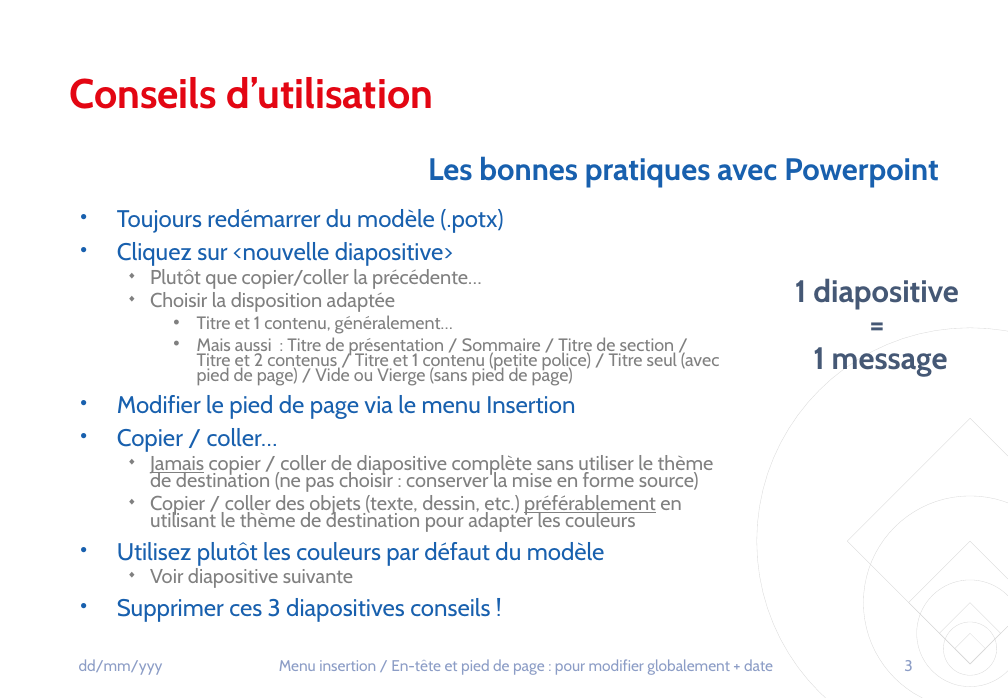
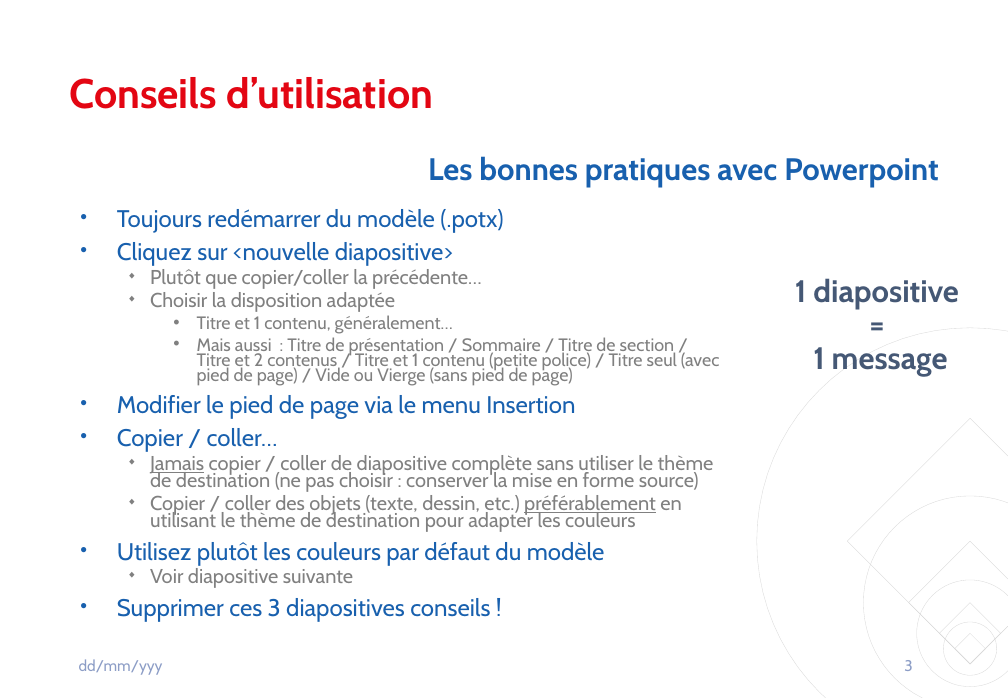
Before and after one commit to OB7-IRD/quarto-ird-extension, a slide deck: slide 3 of _extensions/ird/ressources/template.pptx. Drawn at 1008x698 pixels with LibreOffice and Linux fonts; fonts in the diff are those of the drawing; background and template pictures are left out. Boxes give left, top, right and bottom in pixels: in the first picture for what was removed or moved away, otherwise in the second. Text is boxed around its words. In the diff, an @@ line names an element or a change of style, - is before the commit and + after.

```diff
--- a/_extensions/ird/ressources/template.pptx
+++ b/_extensions/ird/ressources/template.pptx
@@ text removed at <box>279,659,773,675</box> @@
-Menu insertion / En-tête et pied de page : pour modifier globalement + date
```
Also in this commit, not shown: 1 other slide changed, 4 other files.
